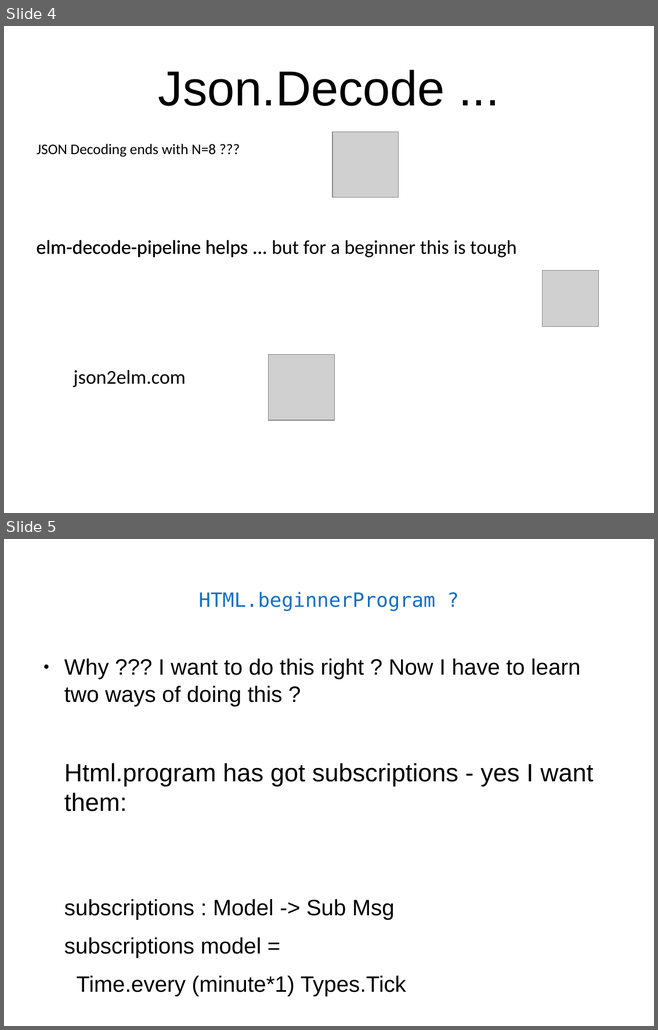
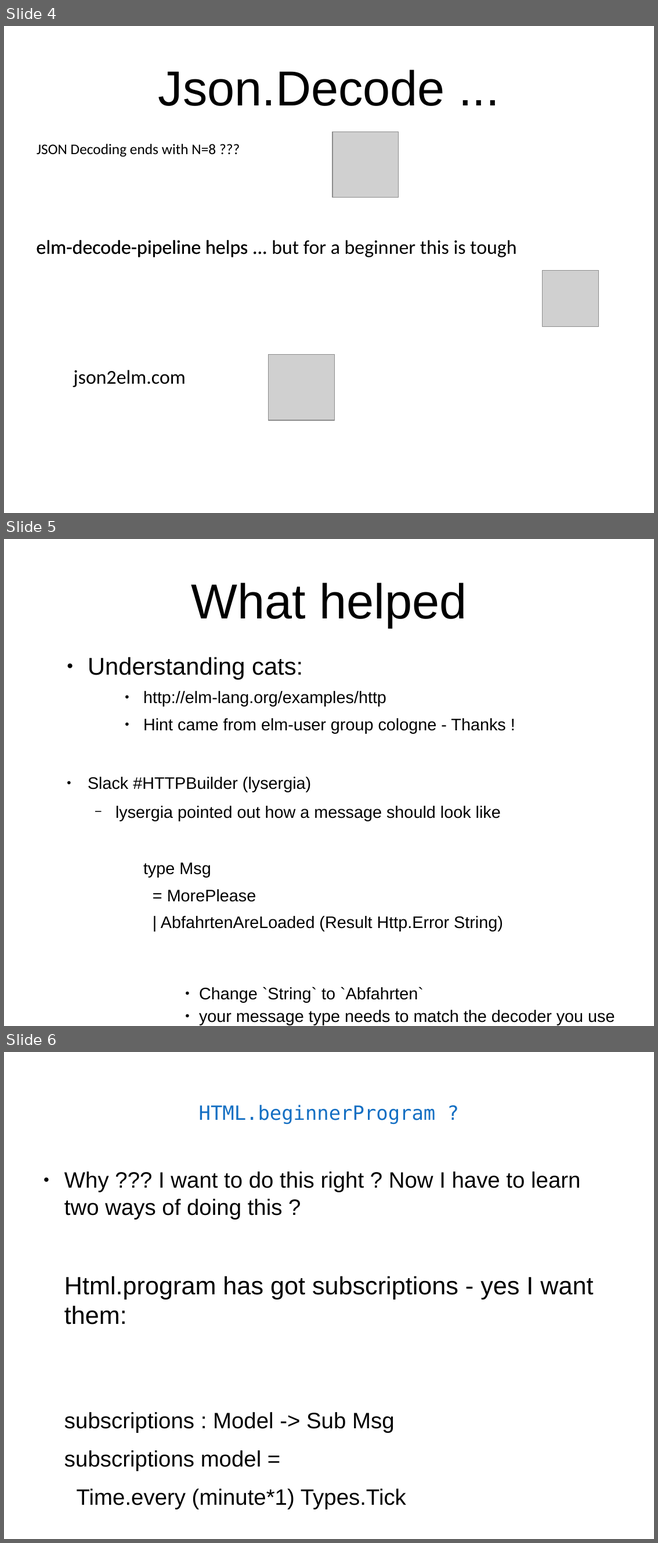
Before and after one commit to zmijunkie/elm_haltestellen_monitor_bootstrap4, a slide deck: haltestellenmonitor.odp. Shown one above the other, each under a label of ours: slides 4 and 5 before the commit, slides 4, 5 and 6 after it. The pictures are 658x1030 and 658x1543 pixels, drawn with LibreOffice and Linux fonts; fonts in the diff are those of the drawing; grey boxes stand for pictures. Boxes give left, top, right and bottom in pixels: in the first picture for what was removed or moved away, otherwise in the second. Text is boxed around its words. In the diff, an @@ line names an element or a change of style, - is before the commit and + after.

Commit message:
explain what helped in slides

```diff
--- a/haltestellenmonitor.odp
+++ b/haltestellenmonitor.odp
@@ slide 5 added at (x1=4, y1=539, x2=654, y2=1026), background #FFFFFF @@
@@ title added at (x1=191, y1=583, x2=466, y2=628), 60 pt, text #000000 @@
+What helped
@@ text added at (x1=88, y1=657, x2=614, y2=1025), 20.4 pt, text #000000 @@
+● Understanding cats:
+    ● http://elm-lang.org/examples/http
+    ● Hint came from elm-user group cologne - Thanks !
+● Slack #HTTPBuilder (lysergia)
+  − lysergia pointed out how a message should look like
+    type Msg
+    = MorePlease
+    | AbfahrtenAreLoaded (Result Http.Error String)
+        ● Change `String` to `Abfahrten`
+        ● your message type needs to match the decoder you use
@@ what was slide 5 is now slide 6 @@
```
